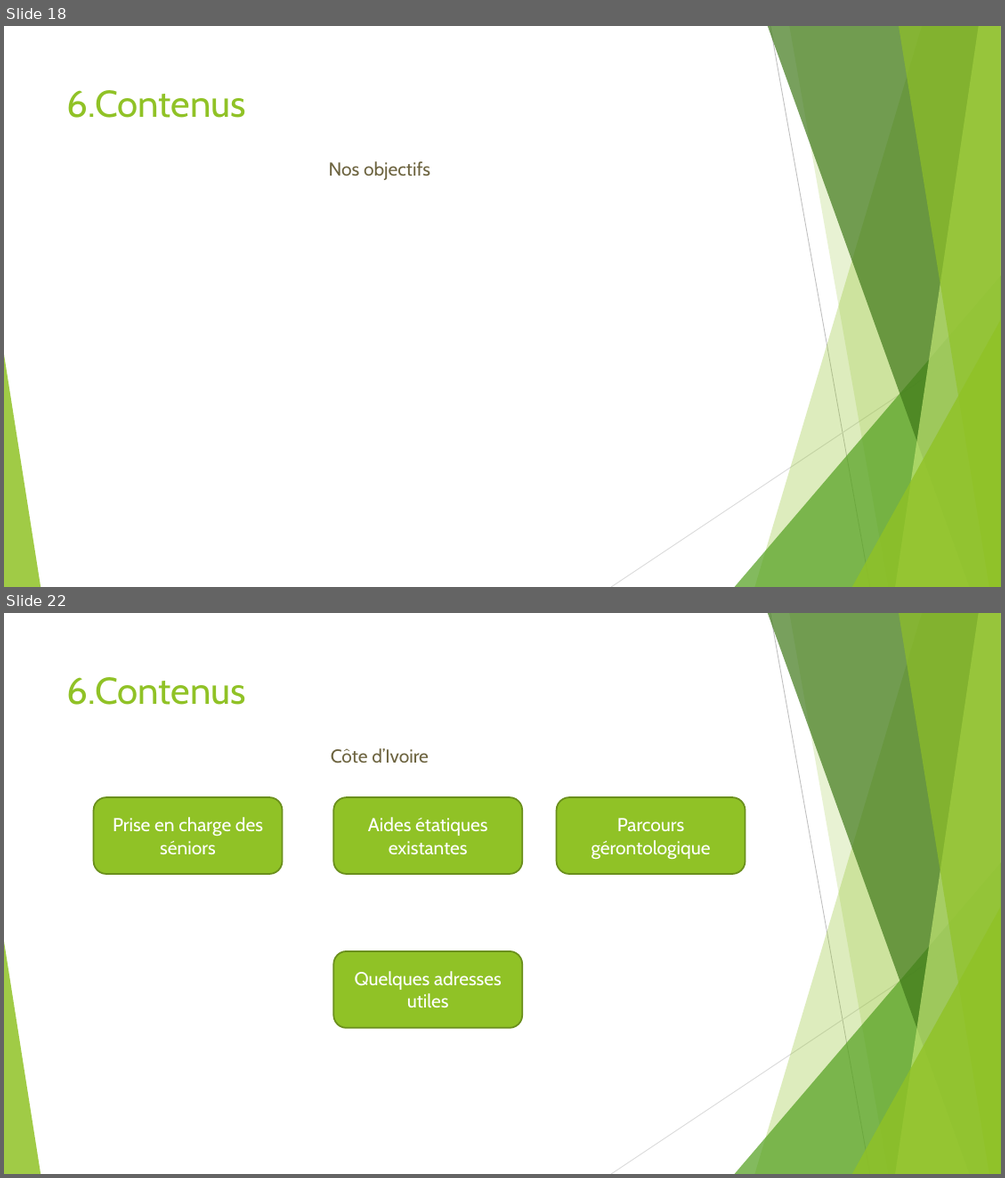
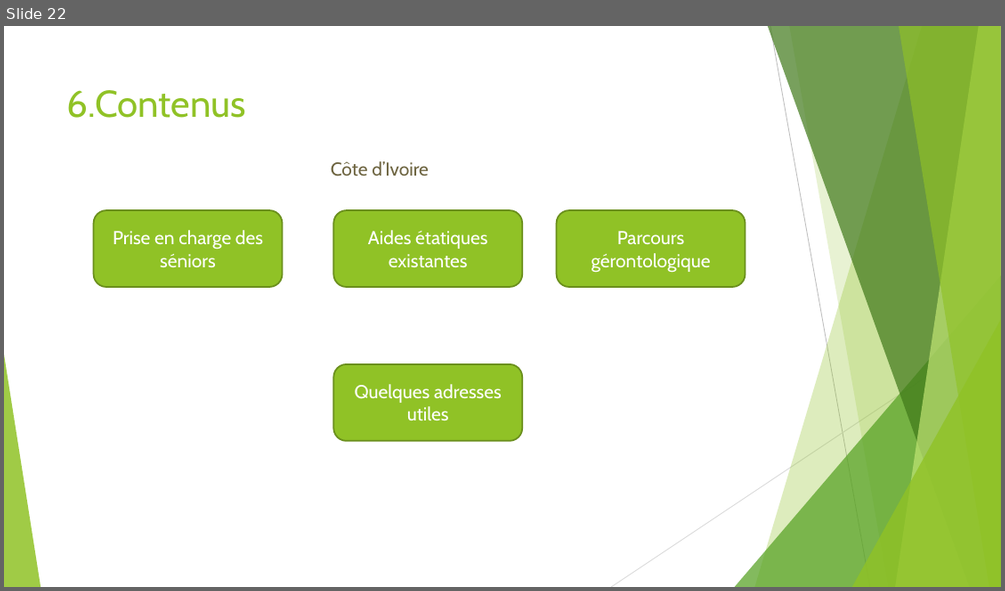
Before and after one commit to Michael-Serva/maison_philo_v2, a slide deck: doc/cahier_des_charges_maisonphilo_version Nina (2).pptx. Shown one above the other, each under a label of ours: slides 18 and 22 before the commit, slide 22 after it; the slides between them are not shown. The pictures are 1005x1178 and 1005x591 pixels, drawn with LibreOffice and Linux fonts; fonts in the diff are those of the drawing. Boxes give left, top, right and bottom in pixels: in the first picture for what was removed or moved away, otherwise in the second. Text is boxed around its words. In the diff, an @@ line names an element or a change of style, - is before the commit and + after.

```diff
--- a/doc/cahier_des_charges_maisonphilo_version Nina (2).pptx
+++ b/doc/cahier_des_charges_maisonphilo_version Nina (2).pptx
@@ slide 18 removed at [4, 26, 1001, 587], background #FFFFFF; not listed: 10 template elements that a slide beside it also shows @@
@@ text removed at [67, 90, 247, 118] @@
-6.Contenus
@@ text removed at [329, 161, 430, 180] @@
-Nos objectifs
```
Also in this commit, not shown: 5 slides changed, 7 slides added, 1 other slide removed, 2 other files.
